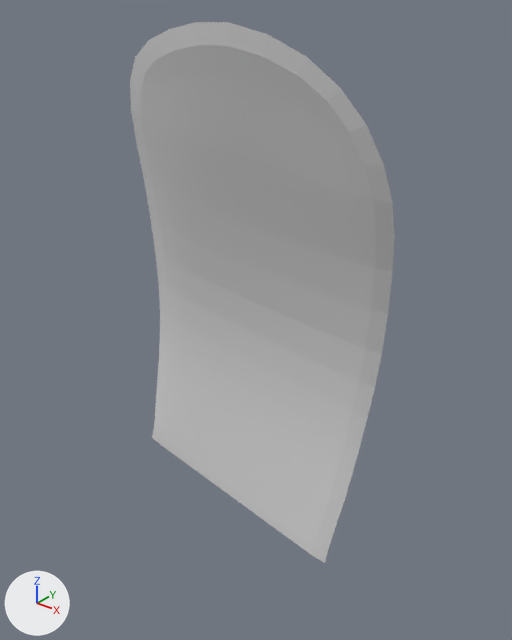
What one commit did to the OBJ model PadForge.App/3DModels/XboxSeries/VelocityGreen/Decal-Shoulder-Right-Trigger.obj.
Both versions are drawn from a camera (50 mm lens) standing at (54.8, -66.2, 11.7) and looking at (40.1, -47.8, 0.3). Lighting does not change. The marker at lower left points along +X, +Y and +Z. The older version comes first. Where no turn or scale is listed for an object, it has been applied to the vertices.

The scene before the commit, as lines of its bpy script (objects in view):
```python
me_decal_shoulder_right_trigger = bpy.data.meshes.new('Decal-Shoulder-Right-Trigger')
me_decal_shoulder_right_trigger.from_pydata(...)  # 235 vertices, 208 faces; spans x 34.0..46.5, y -52.1..-47.7, z -9.4..10.7
ob_decal_shoulder_right_trigger = bpy.data.objects.new('Decal-Shoulder-Right-Trigger', me_decal_shoulder_right_trigger)
ob_decal_shoulder_right_trigger.location = (0.0, 0.0, 0.0)
```
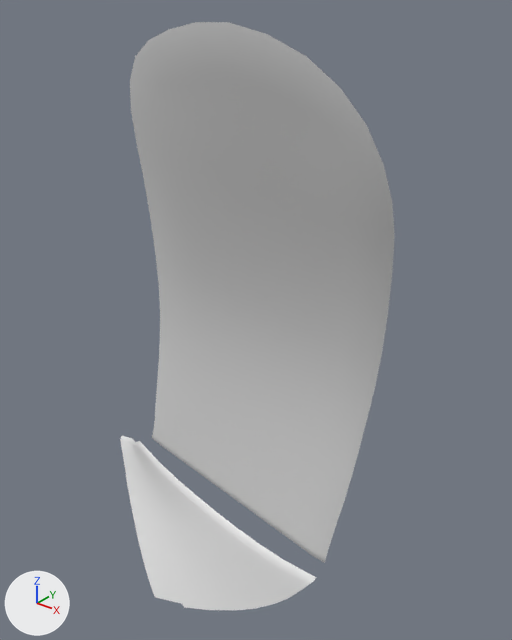
The newer file is also turned or shifted as a whole; pictures and numbers use the older file's frame.

The change, as a list of edits to the scene's bpy script:
```text
Change me_decal_shoulder_right_trigger:
    used by ob_decal_shoulder_right_trigger; location = (0.0, 0.0, 0.0)
    remove me_decal_shoulder_right_trigger.from_pydata(...)  # 235 vertices, 208 faces; spans x 34.0..46.5, y -52.1..-47.7, z -9.4..10.7
    add me_decal_shoulder_right_trigger.from_pydata(...)  # 375 vertices, 326 faces; spans x 31.3..46.5, y -52.1..-47.5, z -13.5..10.7
    me_decal_shoulder_right_trigger part 1: a new loose piece of 140 vertices spanning x 31.3..43.8, y -50.8..-47.5, z -13.5..-7.5
```

Boxes [x1, y1, x2, y2] around the edits, measured in the pictures (512 x 640 px):
'Decal-Shoulder-Right-Trigger', reshaped (9% taller)
    before: [130, 22, 395, 563]
    after: [120, 22, 395, 610]
part 1 of me_decal_shoulder_right_trigger, added
    after: [120, 436, 316, 610]
